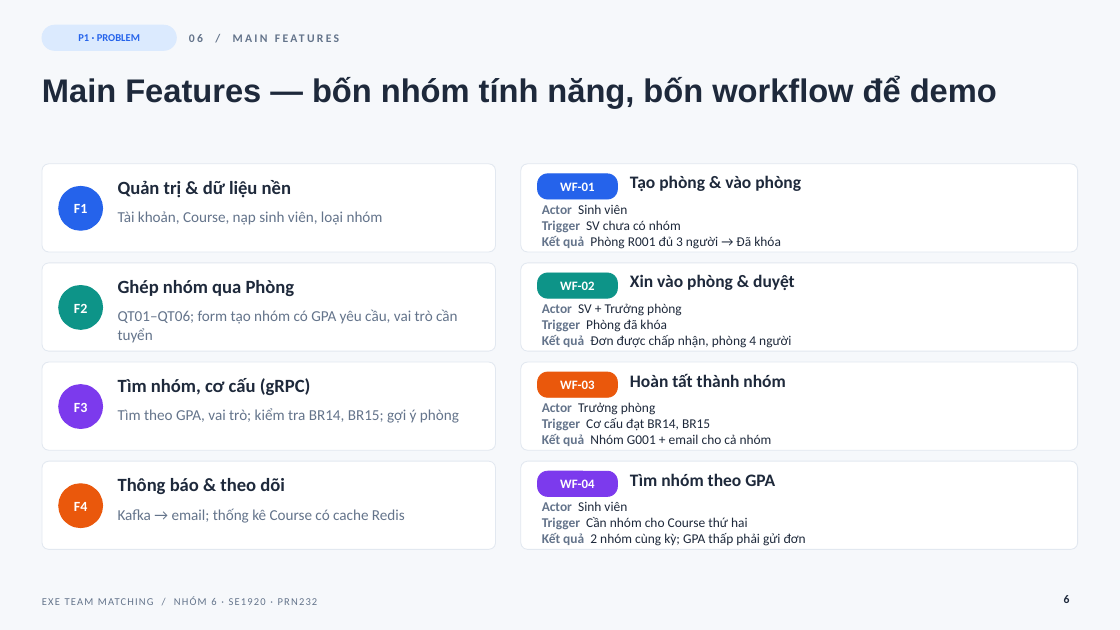
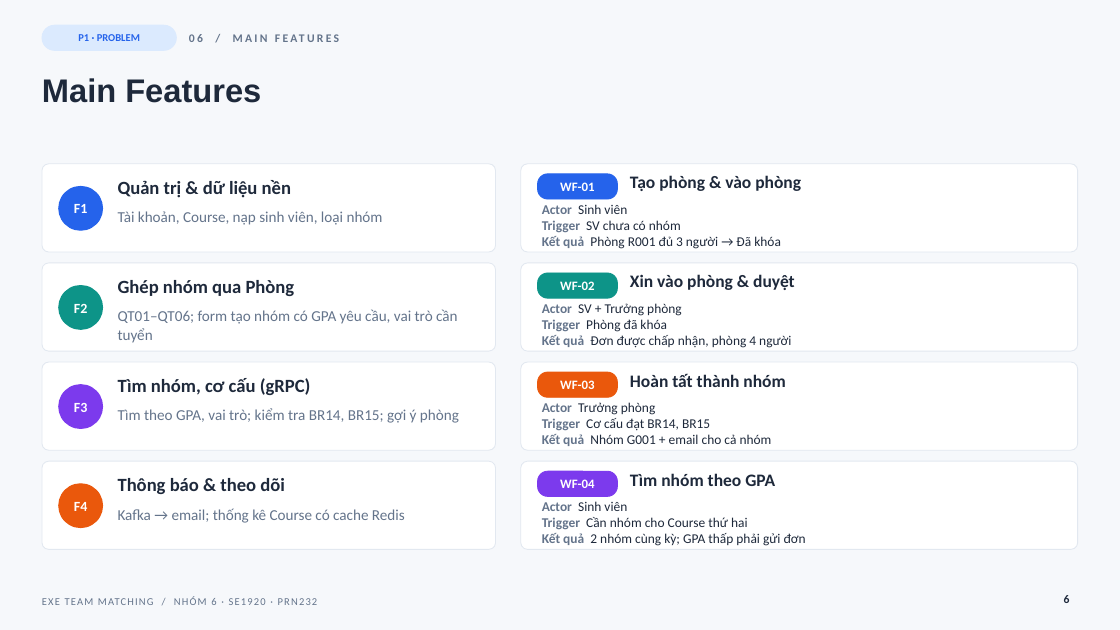
Before and after one commit to co-duong-hao/PRN232_Final, a slide deck: slide 6 of docs/slides/EXE_Team_Matching_Nhom6.pptx. Drawn at 1120x630 pixels with LibreOffice and Linux fonts; fonts in the diff are those of the drawing. Boxes give left, top, right and bottom in pixels: in the first picture for what was removed or moved away, otherwise in the second. Text is boxed around its words. In the diff, an @@ line names an element or a change of style, - is before the commit and + after.

```diff
--- a/docs/slides/EXE_Team_Matching_Nhom6.pptx
+++ b/docs/slides/EXE_Team_Matching_Nhom6.pptx
@@ title at <box>42,78,261,103</box>: text changed @@
-Main Features — bốn nhóm tính năng, bốn workflow để demo
+Main Features
```
Also in this commit, not shown: 27 other slides changed, 2 other files.
